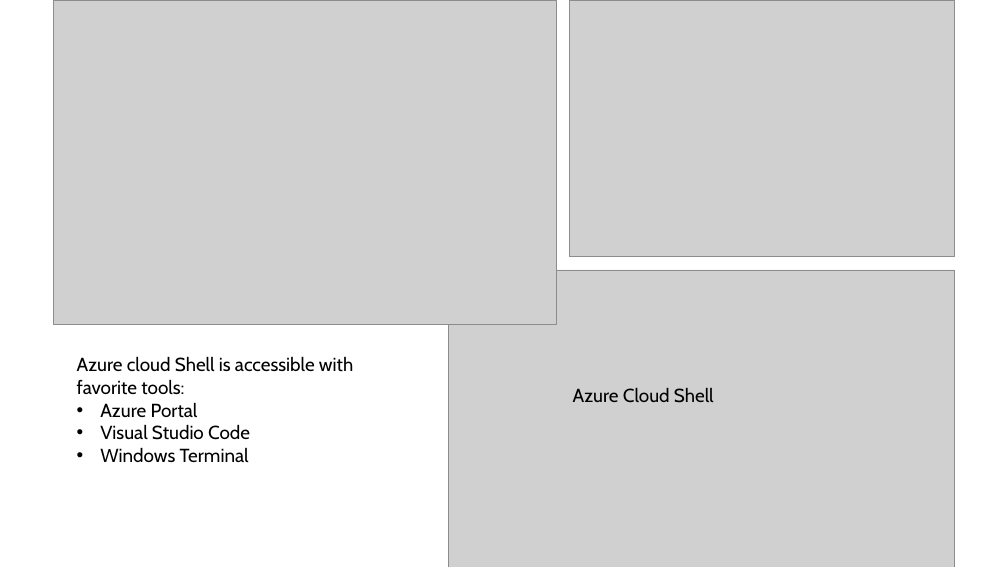
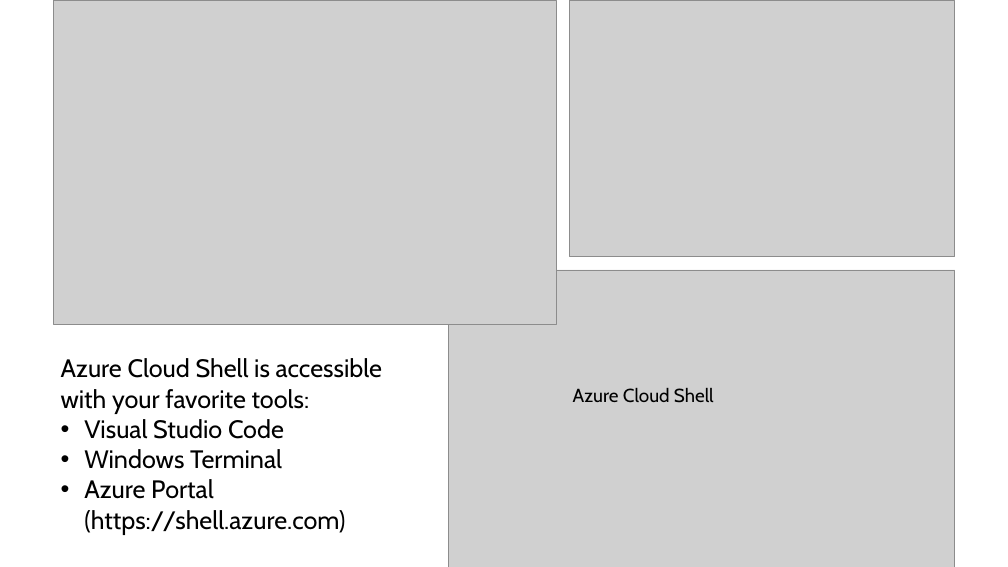
Before and after one commit to theJasonHelmick/Summit2024, a slide deck: slide 5 of Preso-cloud-shell.pptx. Drawn at 1008x567 pixels with LibreOffice and Linux fonts; fonts in the diff are those of the drawing; grey boxes stand for pictures. Boxes give left, top, right and bottom in pixels: in the first picture for what was removed or moved away, otherwise in the second. Text is boxed around its words. In the diff, an @@ line names an element or a change of style, - is before the commit and + after.

```diff
--- a/Preso-cloud-shell.pptx
+++ b/Preso-cloud-shell.pptx
@@ text "Azure Cloud Shell is accessible ...": place and size @@
-text "Azure Cloud Shell is accessible ..." at bbox=[77, 356, 353, 463]
+text "Azure Cloud Shell is accessible ..." at bbox=[61, 358, 382, 535]
@@ text at bbox=[61, 358, 382, 414]: text changed; size 18 to 24 pt @@
-Azure cloud Shell is accessible with favorite tools:
-• Azure Portal
+Azure Cloud Shell is accessible with your favorite tools:
@@ text at bbox=[84, 419, 284, 469]: size 18 to 24 pt in "Visual Studio Code", "Windows Terminal" @@
@@ text at bbox=[84, 479, 345, 535]: paragraph added @@
+• Azure Portal (https://shell.azure.com)
```
Also in this commit, not shown: 5 other slides changed, 1 other file.
